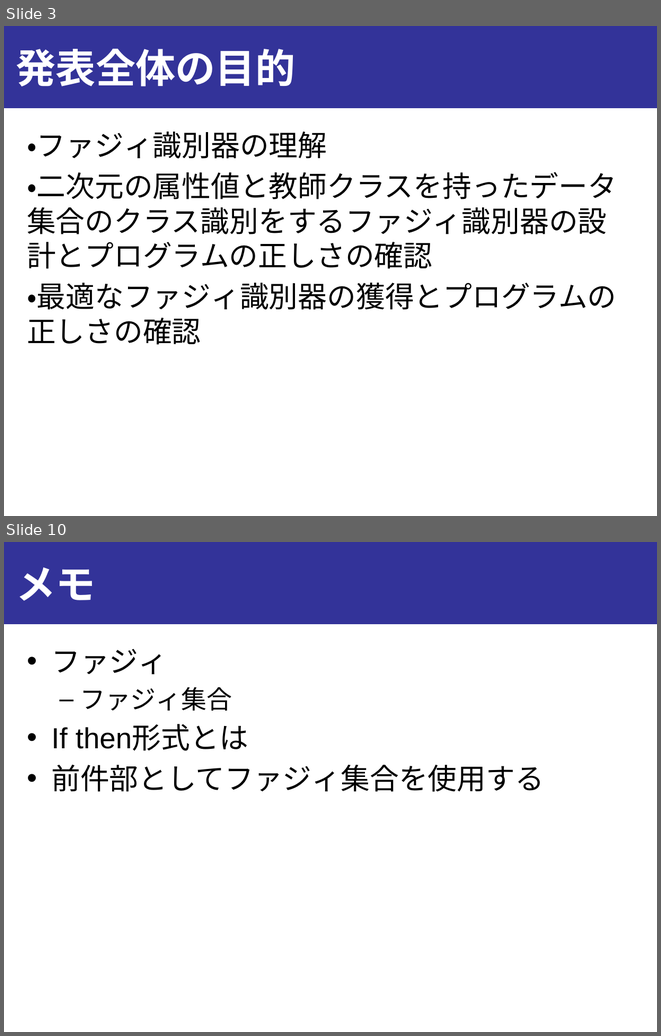
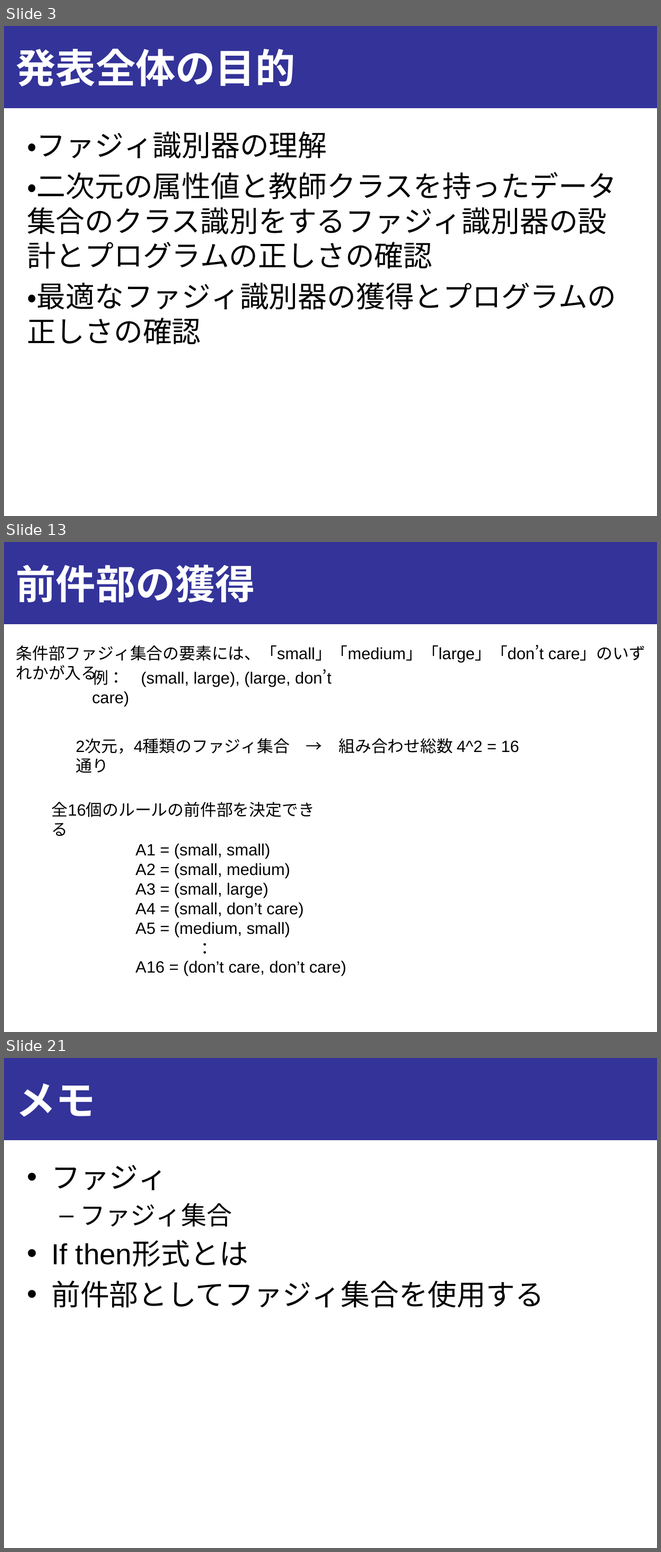
Before and after one commit to onikUone/slides, a slide deck: Junior_ex3/ex3_下書き.pptx. Shown one above the other, each under a label of ours: slides 3 and 10 before the commit, slides 3, 13 and 21 after it; the slides between them are not shown. The pictures are 661x1036 and 661x1552 pixels, drawn with LibreOffice and Linux fonts; fonts in the diff are those of the drawing. Boxes give left, top, right and bottom in pixels: in the first picture for what was removed or moved away, otherwise in the second. Text is boxed around its words. In the diff, an @@ line names an element or a change of style, - is before the commit and + after.

```diff
--- a/Junior_ex3/ex3_下書き.pptx
+++ b/Junior_ex3/ex3_下書き.pptx
@@ slide 13 added at <box>4,542,657,1032</box>, background #FFFFFF; not listed: 1 template element that a slide beside it also shows @@
@@ title added at <box>16,565,256,602</box>, 44 pt, text #FFFFFF, bold @@
+前件部の獲得
@@ text added at <box>16,645,645,685</box>, 18 pt, text #000000 @@
+条件部ファジィ集合の要素には、「small」「medium」「large」「don’t care」のいずれかが入る
@@ text added at <box>16,665,332,706</box>, 18 pt, text #000000 @@
+例： (small, large), (large, don’t care)
@@ text added at <box>76,738,483,753</box>, 18 pt, text #000000 @@
+2次元，4種類のファジィ集合 → 組み合わせ総数 4^2 = 16通り
@@ text added at <box>52,802,315,817</box>, 18 pt, text #000000 @@
+全16個のルールの前件部を決定できる
@@ text added at <box>135,843,346,976</box>, 18 pt, text #000000 @@
+A1 = (small, small)
+A2 = (small, medium)
+A3 = (small, large)
+A4 = (small, don’t care)
+A5 = (medium, small)
+：
+A16 = (don’t care, don’t care)
@@ what was slide 10 is now slide 21 @@
```
Also in this commit, not shown: 2 slides changed, 14 other slides added, 3 slides removed, 2 other files.
